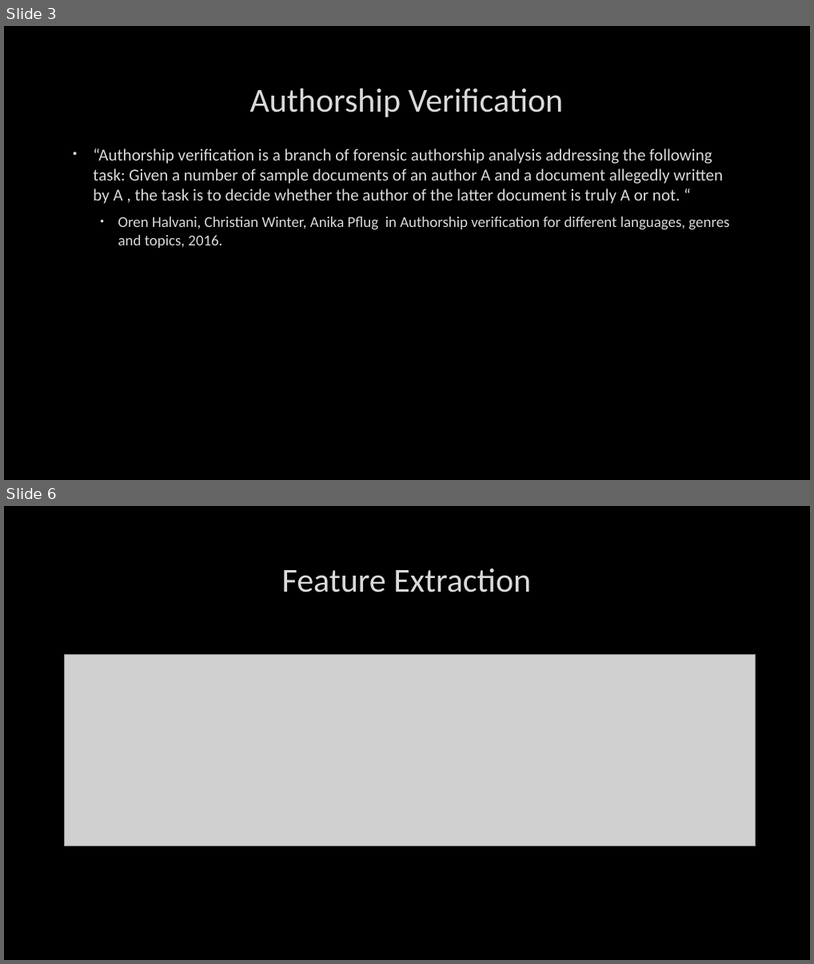
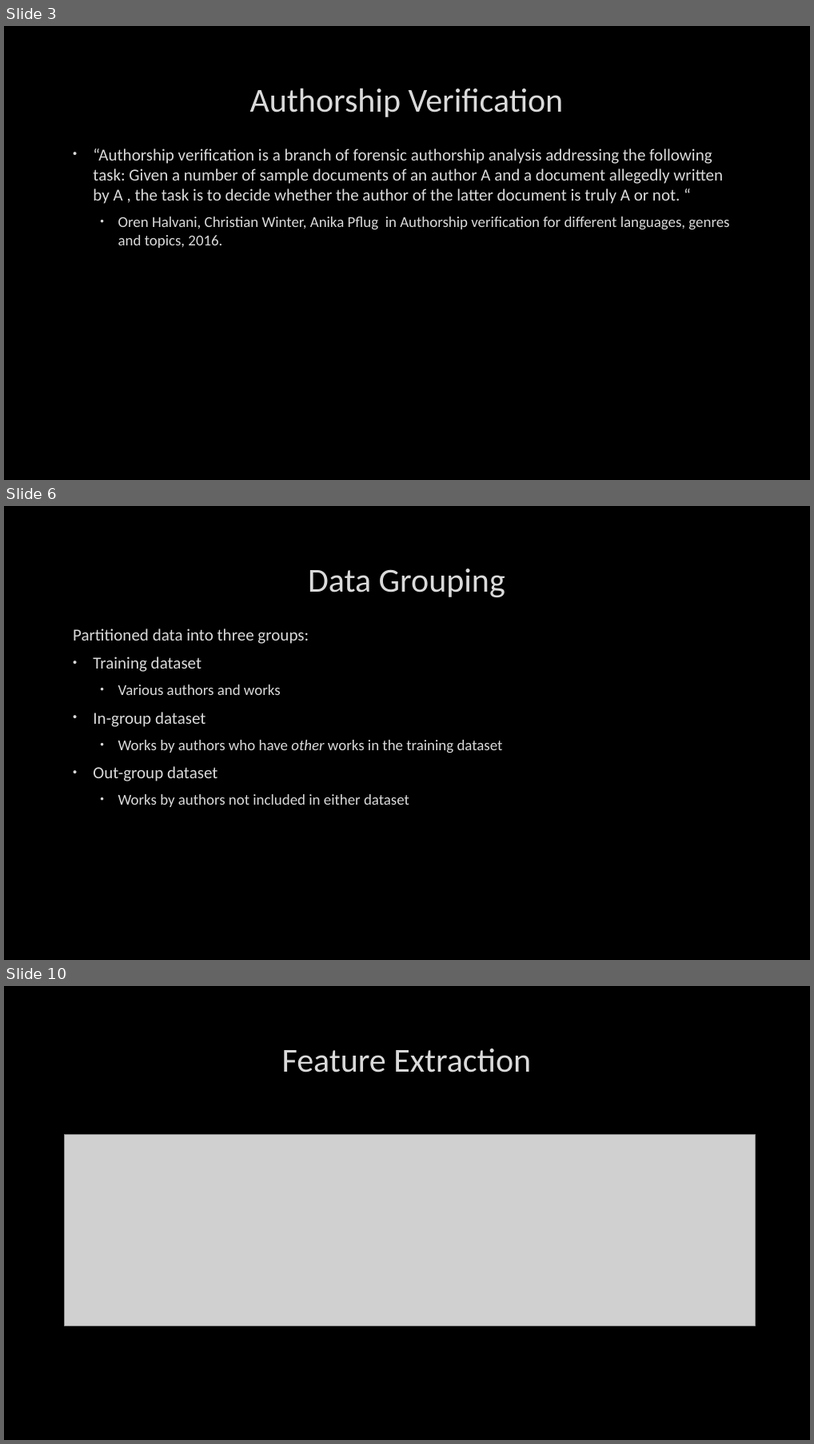
Before and after one commit to BradySheehan/Authorship_Verification, a slide deck: ai_project_presentation.pptx. Shown one above the other, each under a label of ours: slides 3 and 6 before the commit, slides 3, 6 and 10 after it; the slides between them are not shown. The pictures are 814x964 and 814x1444 pixels, drawn with LibreOffice and Linux fonts; fonts in the diff are those of the drawing; grey boxes stand for pictures; background and template pictures are left out. Boxes give left, top, right and bottom in pixels: in the first picture for what was removed or moved away, otherwise in the second. Text is boxed around its words. In the diff, an @@ line names an element or a change of style, - is before the commit and + after.

```diff
--- a/ai_project_presentation.pptx
+++ b/ai_project_presentation.pptx
@@ slide 6 added at [4, 506, 810, 960], background picture (left out) @@
@@ title added at [308, 568, 506, 598], 40 pt, text #DADADA @@
+Data Grouping
@@ text added at [73, 628, 503, 807], 18 pt, text #DADADA @@
+Partitioned data into three groups:
+• Training dataset
+  • Various authors and works
+• In-group dataset
+  • Works by authors who have other works in the training dataset
+• Out-group dataset
+  • Works by authors not included in either dataset
@@ what was slide 6 is now slide 10 @@
```
Also in this commit, not shown: 3 slides changed, 9 other slides added, 3 slides removed, 2 other files.
